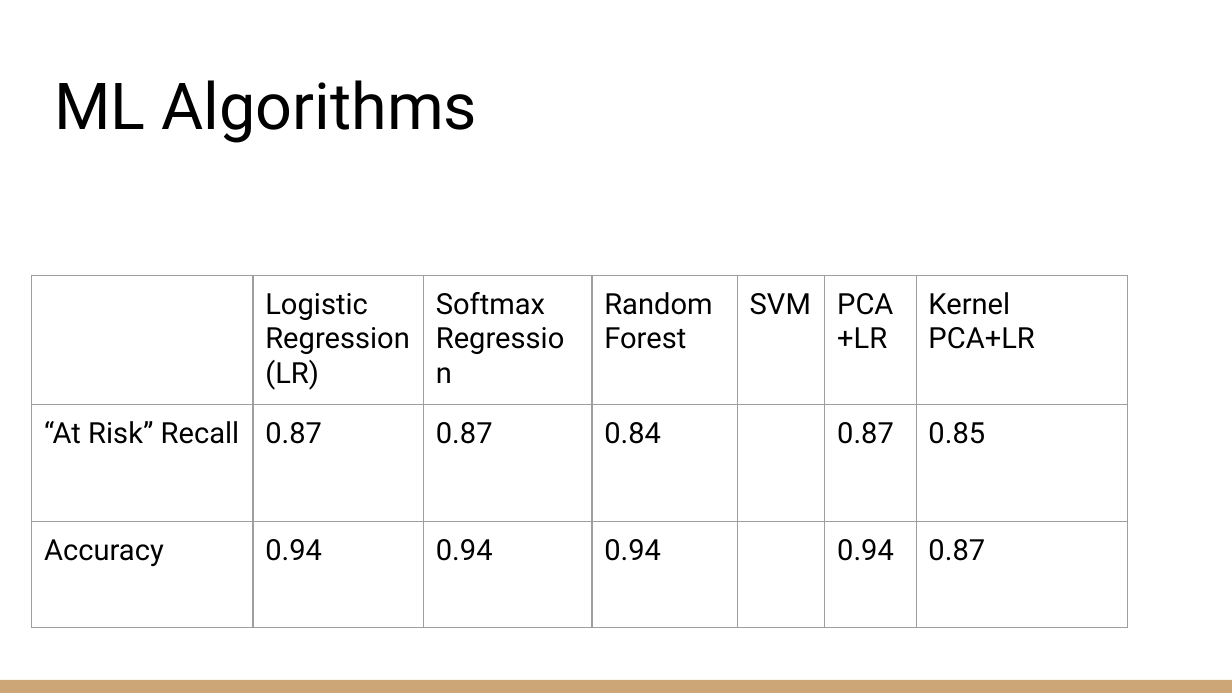
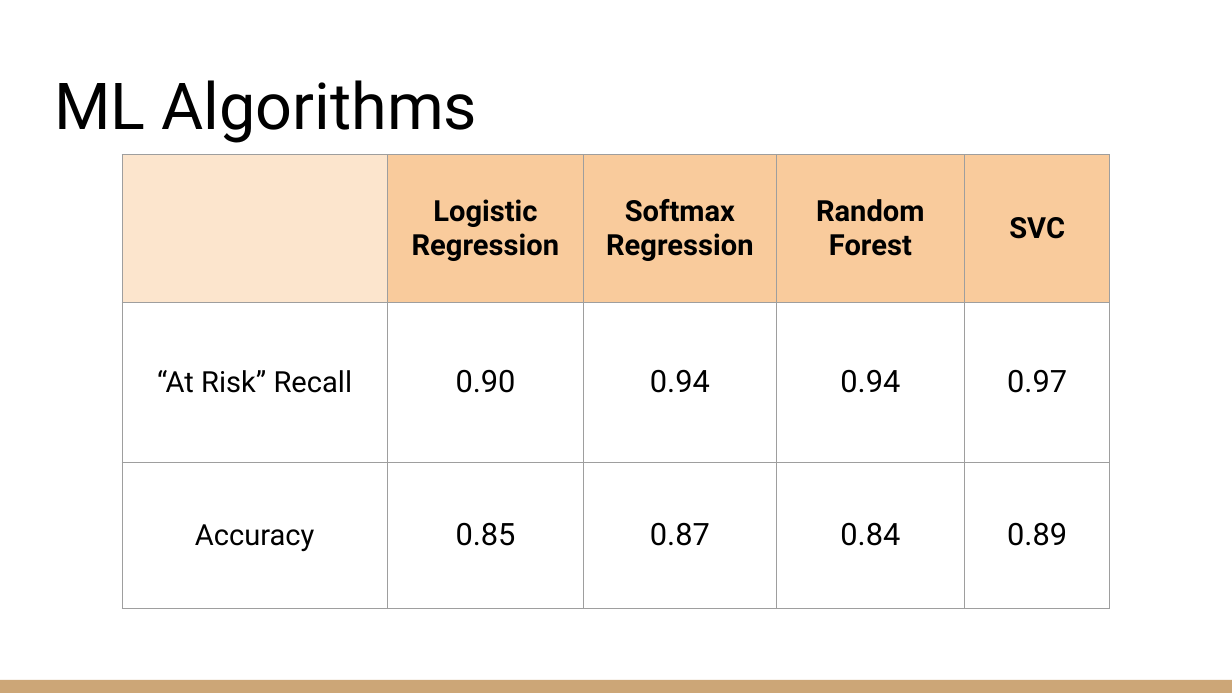
Before and after one commit to zachcarlson/HeartAttackPredictor, a slide deck: slide 19 of documents/DSCI 631 Final Project Presentation.pptx (slide 20 before the commit). Drawn at 1232x693 pixels with LibreOffice and Linux fonts; fonts in the diff are those of the drawing. Boxes give left, top, right and bottom in pixels: in the first picture for what was removed or moved away, otherwise in the second. Text is boxed around its words. In the diff, an @@ line names an element or a change of style, - is before the commit and + after.

```diff
--- a/documents/DSCI 631 Final Project Presentation.pptx
+++ b/documents/DSCI 631 Final Project Presentation.pptx
@@ table at <box>122,154,1109,558</box> @@
-column 2: Logistic / Regression (LR) | 0.87 | 0.94
-column 3: Softmax / Regression | 0.87 | 0.94
-column 4: Random / Forest | 0.84 | 0.94
-column 5: SVM |  | 
-column 6: PCA+LR | 0.87 | 0.94
-column 7: Kernel PCA+LR | 0.85 | 0.87
+column 2: Logistic / Regression | 0.90 | 0.85
+column 3: Softmax / Regression | 0.94 | 0.87
+column 4: Random / Forest | 0.94 | 0.84
+column 5: SVC | 0.97 | 0.89
@@ table: place and size @@
-table at <box>32,275,1129,679</box>
+table at <box>122,154,1109,558</box>
```
Also in this commit, not shown: 10 other slides changed, 5 slides added, 2 slides removed, 2 other files.
